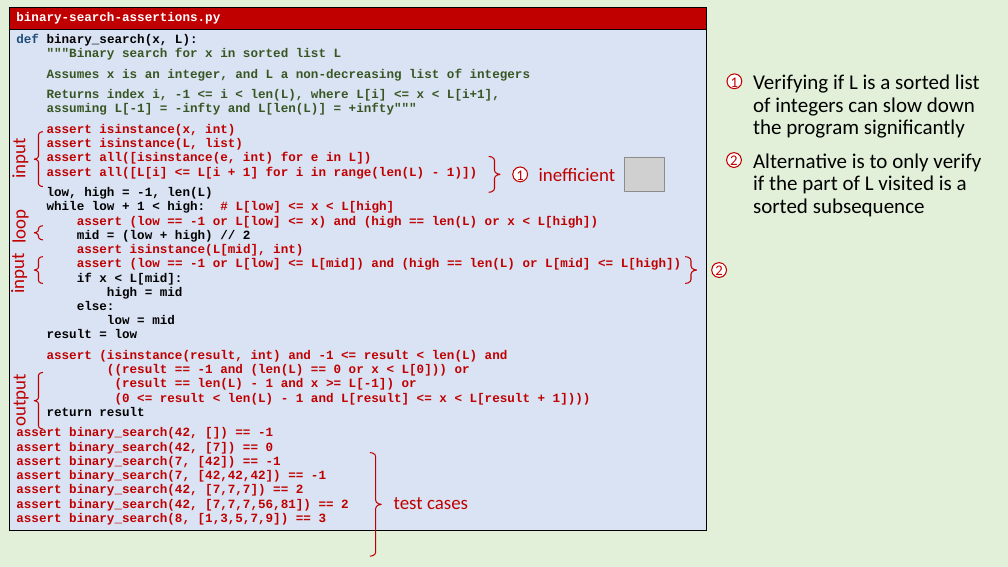
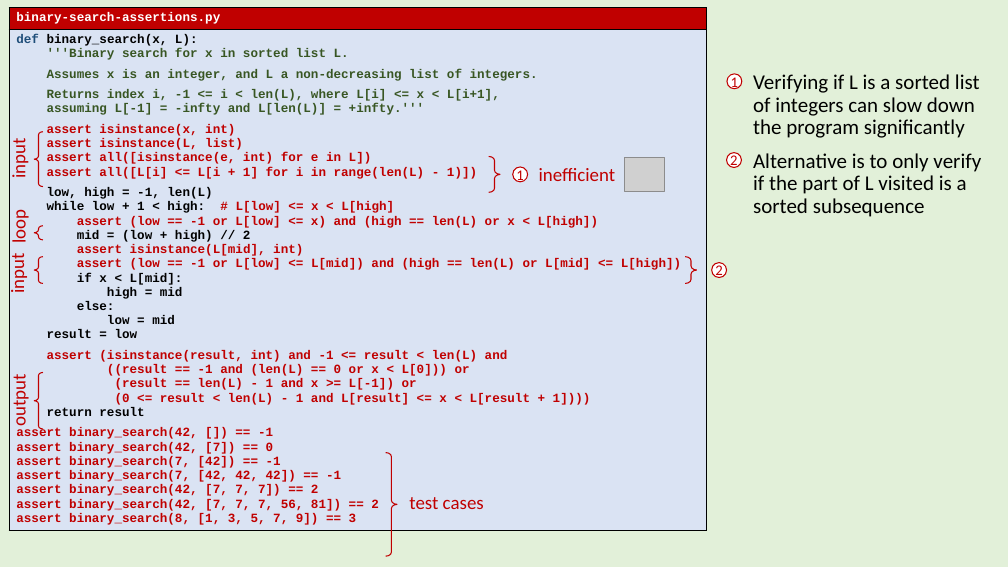
Before and after one commit to gsbrodal/gsbrodal.github.io, a slide deck: slide 19 of ipsa/slides/testing.pptx (slide 18 before the commit). Drawn at 1008x567 pixels with LibreOffice and Linux fonts; fonts in the diff are those of the drawing; grey boxes stand for pictures. Boxes give left, top, right and bottom in pixels: in the first picture for what was removed or moved away, otherwise in the second. Text is boxed around its words. In the diff, an @@ line names an element or a change of style, - is before the commit and + after.

```diff
--- a/ipsa/slides/testing.pptx
+++ b/ipsa/slides/testing.pptx
@@ table at box(9, 8, 707, 560) @@
@@ row 2, column 1: "def binary_search(x, L): / """Binary search for x in sorted list L / Assumes x is an integer, and L a non-decreasing list of integers / Returns index i, -1 <= i < len(L), where L[i] <= x < L[i+1], / assuming L[-1] = -infty and L[len(L)] = +infty""" / assert isinstance(x, int) / assert isinstance(L, list) / assert all([isinstance(e, int) for e in L]) / assert all([L[i] <= L[i + 1] for i in range(len(L) - 1)]) / low, high = -1, len(L) while low + 1 < high: # L[low] <= x < L[high] assert (low == -1 or L[low] <= x) and (high == len(L) or x < L[high]) / mid = (low + high) // 2 / assert isinstance(L[mid], int) / assert (low == -1 or L[low] <= L[mid]) and (high == len(L) or L[mid] <= L[high]) / if x < L[mid]: / high = mid / else: / low = mid / result = low / assert (isinstance(result, int) and -1 <= result < len(L) and / ((result == -1 and (len(L) == 0 or x < L[0])) or / (result == len(L) - 1 and x >= L[-1]) or / (0 <= result < len(L) - 1 and L[result] <= x < L[result + 1]))) / return result / assert binary_search(42, []) == -1 / assert binary_search(42, [7]) == 0 / assert binary_search(7, [42]) == -1 / assert binary_search(7, [42,42,42]) == -1 / assert binary_search(42, [7,7,7]) == 2 / assert binary_search(42, [7,7,7,56,81]) == 2 / assert binary_search(8, [1,3,5,7,9]) == 3" to "def binary_search(x, L): / '''Binary search for x in sorted list L. / Assumes x is an integer, and L a non-decreasing list of integers. / Returns index i, -1 <= i < len(L), where L[i] <= x < L[i+1], / assuming L[-1] = -infty and L[len(L)] = +infty.''' / assert isinstance(x, int) / assert isinstance(L, list) / assert all([isinstance(e, int) for e in L]) / assert all([L[i] <= L[i + 1] for i in range(len(L) - 1)]) / low, high = -1, len(L) while low + 1 < high: # L[low] <= x < L[high] assert (low == -1 or L[low] <= x) and (high == len(L) or x < L[high]) / mid = (low + high) // 2 / assert isinstance(L[mid], int) / assert (low == -1 or L[low] <= L[mid]) and (high == len(L) or L[mid] <= L[high]) / if x < L[mid]: / high = mid / else: / low = mid / result = low / assert (isinstance(result, int) and -1 <= result < len(L) and / ((result == -1 and (len(L) == 0 or x < L[0])) or / (result == len(L) - 1 and x >= L[-1]) or / (0 <= result < len(L) - 1 and L[result] <= x < L[result + 1]))) / return result / assert binary_search(42, []) == -1 / assert binary_search(42, [7]) == 0 / assert binary_search(7, [42]) == -1 / assert binary_search(7, [42, 42, 42]) == -1 / assert binary_search(42, [7, 7, 7]) == 2 / assert binary_search(42, [7, 7, 7, 56, 81]) == 2 / assert binary_search(8, [1, 3, 5, 7, 9]) == 3" @@
@@ left brace: place and size @@
-left brace at box(370, 453, 381, 557)
+left brace at box(386, 453, 397, 557)
@@ text "test cases": place and size @@
-text "test cases" at box(394, 497, 468, 509)
+text "test cases" at box(409, 497, 484, 509)
```
Also in this commit, not shown: 19 other slides changed, 3 slides added, 1 slide removed, 4 other files.
